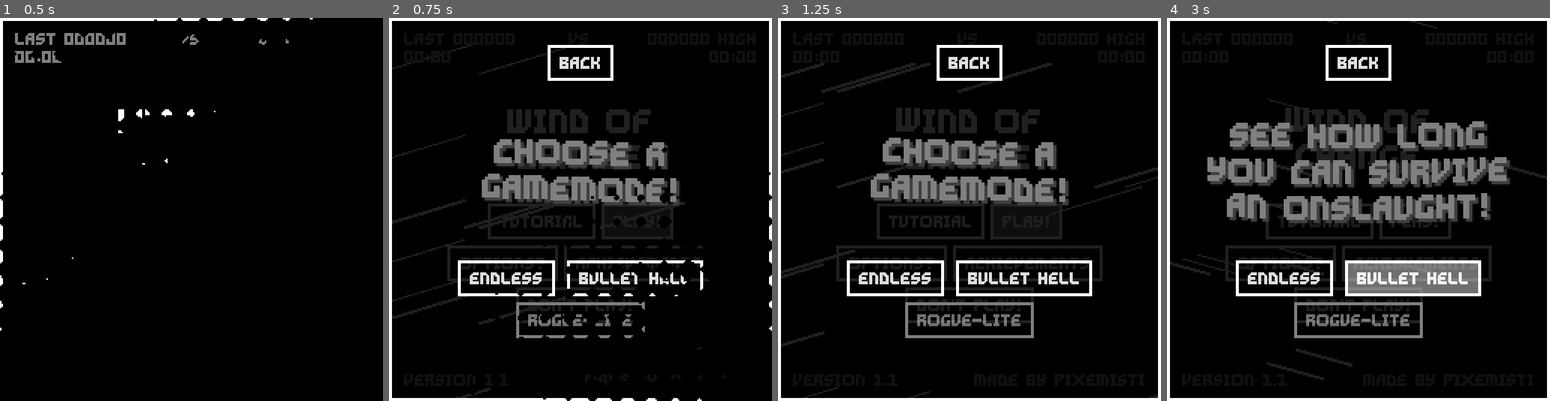
Above: before the commit, frames 1-4 (left to right).
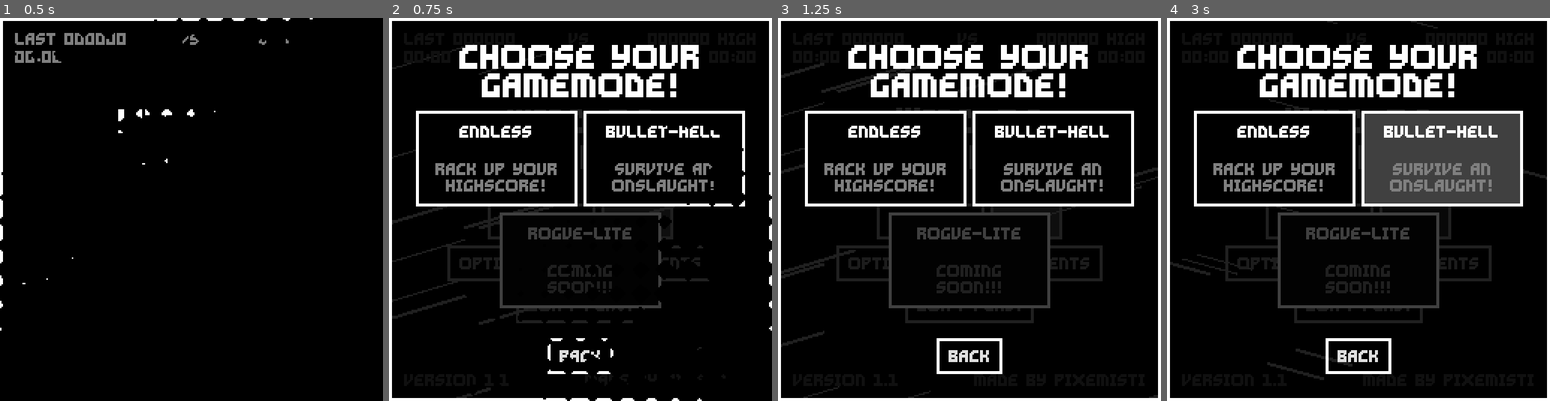
Above: after the commit, the same moments.

Repository: Ayabee527/mini-jam-155-wind
Game: Godot game, scene res://main_menu/main_menu.tscn
Two runs of this game, one before a commit and one after it. Both use one fixed random seed, a clock stepped at 60 frames per second and the inputs below.
Inputs (mouse positions are in pixels of both pictures, inside the frame that each line leads up to; where the layout moved, square brackets give the same spot in the first picture):
- Up to frame 1 (0.5 s): no input
- Up to frame 2 (0.75 s): click "PLAY!" at 0.5 s
- Up to frame 3 (1.25 s): no input
- Up to frame 4 (3 s): click "Back" (after the commit: "BACK") at 1.25 s; click "PLAY!" at 2 s; click (1442, 159) [1412, 278] at 2.75 s

Frame 1 is identical in both runs. In frame 2, 21% of the frame differs, in the area x 7-93%, y 7-93%; in frame 3, 22%; in frame 4, 30%.

Commit message:
gamemode select menu done

Diff:
--- a/game/main_menu/main_menu.tscn
+++ b/game/main_menu/main_menu.tscn
@@ -57,17 +57,40 @@
 [sub_resource type="StyleBoxFlat" id="StyleBoxFlat_3oyjb"]
 bg_color = Color(0, 0, 0, 0.87451)
 
-[sub_resource type="StyleBoxFlat" id="StyleBoxFlat_5dfhj"]
-content_margin_left = 8.0
-content_margin_top = 8.0
-content_margin_right = 8.0
-content_margin_bottom = 8.0
-bg_color = Color(1, 1, 1, 0)
+[sub_resource type="StyleBoxFlat" id="StyleBoxFlat_extpj"]
+bg_color = Color(0, 0, 0, 1)
 border_width_left = 2
 border_width_top = 2
 border_width_right = 2
 border_width_bottom = 2
-border_color = Color(0.501961, 0.501961, 0.501961, 1)
+border_color = Color(1, 1, 1, 1)
+
+[sub_resource type="StyleBoxFlat" id="StyleBoxFlat_u48kh"]
+bg_color = Color(1, 1, 1, 0)
+
+[sub_resource type="StyleBoxFlat" id="StyleBoxFlat_payqm"]
+bg_color = Color(1, 1, 1, 0.25098)
+
+[sub_resource type="StyleBoxFlat" id="StyleBoxFlat_0vn64"]
+bg_color = Color(1, 1, 1, 0.501961)
+
+[sub_resource type="StyleBoxFlat" id="StyleBoxFlat_3a0h8"]
+bg_color = Color(1, 1, 1, 0)
+
+[sub_resource type="StyleBoxFlat" id="StyleBoxFlat_kehc6"]
+bg_color = Color(1, 1, 1, 0.25098)
+
+[sub_resource type="StyleBoxFlat" id="StyleBoxFlat_72t3i"]
+bg_color = Color(1, 1, 1, 0.501961)
+
+[sub_resource type="StyleBoxFlat" id="StyleBoxFlat_2an2t"]
+bg_color = Color(1, 1, 1, 0)
+
+[sub_resource type="StyleBoxFlat" id="StyleBoxFlat_w0i15"]
+bg_color = Color(1, 1, 1, 0.25098)
+
+[sub_resource type="StyleBoxFlat" id="StyleBoxFlat_6wrpi"]
+bg_color = Color(1, 1, 1, 0.501961)
 
 [node name="MainMenu" type="PanelContainer" node_paths=PackedStringArray("quit_butt", "last_score", "high_score", "last_time", "high_time", "options_menu", "achieves_menu", "mode_menu")]
 anchors_preset = 15
@@ -280,98 +303,188 @@
 visible = false
 layout_mode = 2
 
-[node name="ModeMenu" type="PanelContainer" parent="." node_paths=PackedStringArray("description_label")]
+[node name="ModeMenu" type="PanelContainer" parent="."]
 visible = false
 layout_mode = 2
 theme_override_styles/panel = SubResource("StyleBoxFlat_3oyjb")
 script = ExtResource("8_2jq52")
-description_label = NodePath("MarginContainer/VBoxContainer/dESCRIPTION")
 
 [node name="MarginContainer" type="MarginContainer" parent="ModeMenu"]
 layout_mode = 2
 theme_override_constants/margin_left = 16
 theme_override_constants/margin_top = 16
 theme_override_constants/margin_right = 16
-theme_override_constants/margin_bottom = 40
+theme_override_constants/margin_bottom = 16
+
+[node name="Label" type="Label" parent="ModeMenu/MarginContainer"]
+custom_minimum_size = Vector2(192, 0)
+layout_mode = 2
+size_flags_horizontal = 4
+size_flags_vertical = 0
+theme_override_fonts/font = ExtResource("1_of1rs")
+theme_override_font_sizes/font_size = 16
+text = "CHOOSE YOUR GAMEMODE!"
+horizontal_alignment = 1
+autowrap_mode = 3
 
 [node name="VBoxContainer" type="VBoxContainer" parent="ModeMenu/MarginContainer"]
 layout_mode = 2
-
-[node name="Back" type="Button" parent="ModeMenu/MarginContainer/VBoxContainer"]
+size_flags_vertical = 4
+
+[node name="HBoxContainer" type="HBoxContainer" parent="ModeMenu/MarginContainer/VBoxContainer"]
+custom_minimum_size = Vector2(0, 64)
+layout_mode = 2
+
+[node name="Endless" type="PanelContainer" parent="ModeMenu/MarginContainer/VBoxContainer/HBoxContainer"]
+layout_mode = 2
+size_flags_horizontal = 3
+theme_override_styles/panel = SubResource("StyleBoxFlat_extpj")
+
+[node name="Endless" type="Button" parent="ModeMenu/MarginContainer/VBoxContainer/HBoxContainer/Endless"]
+layout_mode = 2
+focus_mode = 0
+theme_override_styles/normal = SubResource("StyleBoxFlat_u48kh")
+theme_override_styles/hover = SubResource("StyleBoxFlat_payqm")
+theme_override_styles/pressed = SubResource("StyleBoxFlat_0vn64")
+
+[node name="MarginContainer" type="MarginContainer" parent="ModeMenu/MarginContainer/VBoxContainer/HBoxContainer/Endless"]
+layout_mode = 2
+mouse_filter = 2
+theme_override_constants/margin_left = 8
+theme_override_constants/margin_top = 8
+theme_override_constants/margin_right = 8
+theme_override_constants/margin_bottom = 8
+
+[node name="VBoxContainer" type="VBoxContainer" parent="ModeMenu/MarginContainer/VBoxContainer/HBoxContainer/Endless/MarginContainer"]
+layout_mode = 2
+mouse_filter = 2
+theme_override_constants/separation = 16
+
+[node name="Name" type="Label" parent="ModeMenu/MarginContainer/VBoxContainer/HBoxContainer/Endless/MarginContainer/VBoxContainer"]
+layout_mode = 2
+size_flags_vertical = 2
+theme_override_fonts/font = ExtResource("1_of1rs")
+theme_override_font_sizes/font_size = 8
+text = "ENDLESS"
+horizontal_alignment = 1
+
+[node name="Description" type="Label" parent="ModeMenu/MarginContainer/VBoxContainer/HBoxContainer/Endless/MarginContainer/VBoxContainer"]
+custom_minimum_size = Vector2(48, 0)
+layout_mode = 2
+size_flags_vertical = 3
+theme_override_colors/font_color = Color(0.501961, 0.501961, 0.501961, 1)
+theme_override_fonts/font = ExtResource("1_of1rs")
+theme_override_font_sizes/font_size = 8
+text = "RACK UP YOUR HIGHSCORE!"
+horizontal_alignment = 1
+autowrap_mode = 3
+
+[node name="BulletHell" type="PanelContainer" parent="ModeMenu/MarginContainer/VBoxContainer/HBoxContainer"]
+layout_mode = 2
+size_flags_horizontal = 3
+theme_override_styles/panel = SubResource("StyleBoxFlat_extpj")
+
+[node name="BulletHell" type="Button" parent="ModeMenu/MarginContainer/VBoxContainer/HBoxContainer/BulletHell"]
+layout_mode = 2
+focus_mode = 0
+theme_override_styles/normal = SubResource("StyleBoxFlat_3a0h8")
+theme_override_styles/hover = SubResource("StyleBoxFlat_kehc6")
+theme_override_styles/pressed = SubResource("StyleBoxFlat_72t3i")
+
+[node name="MarginContainer" type="MarginContainer" parent="ModeMenu/MarginContainer/VBoxContainer/HBoxContainer/BulletHell"]
+layout_mode = 2
+mouse_filter = 2
+theme_override_constants/margin_left = 8
+theme_override_constants/margin_top = 8
+theme_override_constants/margin_right = 8
+theme_override_constants/margin_bottom = 8
+
+[node name="VBoxContainer" type="VBoxContainer" parent="ModeMenu/MarginContainer/VBoxContainer/HBoxContainer/BulletHell/MarginContainer"]
+layout_mode = 2
+mouse_filter = 2
+theme_override_constants/separation = 16
+
+[node name="Name" type="Label" parent="ModeMenu/MarginContainer/VBoxContainer/HBoxContainer/BulletHell/MarginContainer/VBoxContainer"]
+layout_mode = 2
+size_flags_vertical = 2
+theme_override_fonts/font = ExtResource("1_of1rs")
+theme_override_font_sizes/font_size = 8
+text = "BULLET-HELL"
+horizontal_alignment = 1
+
+[node name="Description" type="Label" parent="ModeMenu/MarginContainer/VBoxContainer/HBoxContainer/BulletHell/MarginContainer/VBoxContainer"]
+custom_minimum_size = Vector2(48, 0)
+layout_mode = 2
+size_flags_vertical = 3
+theme_override_colors/font_color = Color(0.501961, 0.501961, 0.501961, 1)
+theme_override_fonts/font = ExtResource("1_of1rs")
+theme_override_font_sizes/font_size = 8
+text = "SURVIVE AN ONSLAUGHT!"
+horizontal_alignment = 1
+autowrap_mode = 3
+
+[node name="HBoxContainer2" type="HBoxContainer" parent="ModeMenu/MarginContainer/VBoxContainer"]
+custom_minimum_size = Vector2(0, 64)
+layout_mode = 2
+
+[node name="RogueLite" type="PanelContainer" parent="ModeMenu/MarginContainer/VBoxContainer/HBoxContainer2"]
+modulate = Color(0.25098, 0.25098, 0.25098, 1)
+custom_minimum_size = Vector2(108, 0)
+layout_mode = 2
+size_flags_horizontal = 6
+theme_override_styles/panel = SubResource("StyleBoxFlat_extpj")
+
+[node name="RogueLite" type="Button" parent="ModeMenu/MarginContainer/VBoxContainer/HBoxContainer2/RogueLite"]
+layout_mode = 2
+focus_mode = 0
+theme_override_styles/normal = SubResource("StyleBoxFlat_2an2t")
+theme_override_styles/hover = SubResource("StyleBoxFlat_w0i15")
+theme_override_styles/pressed = SubResource("StyleBoxFlat_6wrpi")
+disabled = true
+
+[node name="MarginContainer" type="MarginContainer" parent="ModeMenu/MarginContainer/VBoxContainer/HBoxContainer2/RogueLite"]
+layout_mode = 2
+mouse_filter = 2
+theme_override_constants/margin_left = 8
+theme_override_constants/margin_top = 8
+theme_override_constants/margin_right = 8
+theme_override_constants/margin_bottom = 8
+
+[node name="VBoxContainer" type="VBoxContainer" parent="ModeMenu/MarginContainer/VBoxContainer/HBoxContainer2/RogueLite/MarginContainer"]
+layout_mode = 2
+mouse_filter = 2
+theme_override_constants/separation = 16
+
+[node name="Name" type="Label" parent="ModeMenu/MarginContainer/VBoxContainer/HBoxContainer2/RogueLite/MarginContainer/VBoxContainer"]
+layout_mode = 2
+size_flags_vertical = 2
+theme_override_fonts/font = ExtResource("1_of1rs")
+theme_override_font_sizes/font_size = 8
+text = "Rogue-Lite"
+horizontal_alignment = 1
+
+[node name="Description" type="Label" parent="ModeMenu/MarginContainer/VBoxContainer/HBoxContainer2/RogueLite/MarginContainer/VBoxContainer"]
+custom_minimum_size = Vector2(48, 0)
+layout_mode = 2
+size_flags_vertical = 3
+theme_override_colors/font_color = Color(0.501961, 0.501961, 0.501961, 1)
+theme_override_fonts/font = ExtResource("1_of1rs")
+theme_override_font_sizes/font_size = 8
+text = "COMING SOON!!!"
+horizontal_alignment = 1
+autowrap_mode = 3
+
+[node name="Back" type="Button" parent="ModeMenu/MarginContainer"]
 layout_mode = 2
 size_flags_horizontal = 4
-size_flags_vertical = 0
+size_flags_vertical = 8
 theme_override_fonts/font = ExtResource("1_of1rs")
 theme_override_font_sizes/font_size = 8
 theme_override_styles/normal = SubResource("StyleBoxFlat_cxlch")
 theme_override_styles/hover = SubResource("StyleBoxFlat_g825x")
 theme_override_styles/pressed = SubResource("StyleBoxFlat_jhgke")
 theme_override_styles/focus = SubResource("StyleBoxFlat_g825x")
-text = "Back"
-
-[node name="dESCRIPTION" type="RichTextLabel" parent="ModeMenu/MarginContainer/VBoxContainer"]
-clip_contents = false
-custom_minimum_size = Vector2(160, 0)
-layout_mode = 2
-size_flags_vertical = 6
-theme_override_colors/default_color = Color(0.501961, 0.501961, 0.501961, 1)
-theme_override_colors/font_shadow_color = Color(0.25098, 0.25098, 0.25098, 1)
-theme_override_constants/shadow_offset_x = 2
-theme_override_constants/shadow_offset_y = 2
-theme_override_constants/line_separation = 8
-theme_override_fonts/normal_font = ExtResource("1_of1rs")
-theme_override_font_sizes/normal_font_size = 16
-bbcode_enabled = true
-text = "[wave amp=16 freq=25][center]CHOOSE A GAMEMODE!"
-fit_content = true
-scroll_active = false
-
-[node name="VBoxContainer" type="VBoxContainer" parent="ModeMenu/MarginContainer/VBoxContainer"]
-layout_mode = 2
-size_flags_horizontal = 4
-size_flags_vertical = 8
-
-[node name="HBoxContainer" type="HBoxContainer" parent="ModeMenu/MarginContainer/VBoxContainer/VBoxContainer"]
-layout_mode = 2
-size_flags_horizontal = 4
-theme_override_constants/separation = 8
-
-[node name="Endless" type="Button" parent="ModeMenu/MarginContainer/VBoxContainer/VBoxContainer/HBoxContainer"]
-layout_mode = 2
-theme_override_fonts/font = ExtResource("1_of1rs")
-theme_override_font_sizes/font_size = 8
-theme_override_styles/normal = SubResource("StyleBoxFlat_cxlch")
-theme_override_styles/hover = SubResource("StyleBoxFlat_g825x")
-theme_override_styles/pressed = SubResource("StyleBoxFlat_jhgke")
-theme_override_styles/focus = SubResource("StyleBoxFlat_g825x")
-text = "Endless"
-
-[node name="BulletHell" type="Button" parent="ModeMenu/MarginContainer/VBoxContainer/VBoxContainer/HBoxContainer"]
-layout_mode = 2
-theme_override_fonts/font = ExtResource("1_of1rs")
-theme_override_font_sizes/font_size = 8
-theme_override_styles/normal = SubResource("StyleBoxFlat_cxlch")
-theme_override_styles/hover = SubResource("StyleBoxFlat_g825x")
-theme_override_styles/pressed = SubResource("StyleBoxFlat_jhgke")
-theme_override_styles/focus = SubResource("StyleBoxFlat_g825x")
-text = "Bullet Hell"
-
-[node name="HBoxContainer2" type="HBoxContainer" parent="ModeMenu/MarginContainer/VBoxContainer/VBoxContainer"]
-layout_mode = 2
-size_flags_horizontal = 4
-theme_override_constants/separation = 8
-
-[node name="RougeLike" type="Button" parent="ModeMenu/MarginContainer/VBoxContainer/VBoxContainer/HBoxContainer2"]
-layout_mode = 2
-theme_override_fonts/font = ExtResource("1_of1rs")
-theme_override_font_sizes/font_size = 8
-theme_override_styles/normal = SubResource("StyleBoxFlat_cxlch")
-theme_override_styles/hover = SubResource("StyleBoxFlat_g825x")
-theme_override_styles/pressed = SubResource("StyleBoxFlat_jhgke")
-theme_override_styles/disabled = SubResource("StyleBoxFlat_5dfhj")
-theme_override_styles/focus = SubResource("StyleBoxFlat_g825x")
-disabled = true
-text = "rogue-lite"
+text = "BACK"
 
 [node name="Music" type="AudioStreamPlayer" parent="."]
 stream = ExtResource("4_wm8vi")
@@ -386,13 +499,7 @@
 [connection signal="pressed" from="CenterContainer/VBoxContainer/VBoxContainer/Quit" to="." method="_on_quit_pressed"]
 [connection signal="confirmed" from="OptionsMenu" to="." method="_on_options_menu_confirmed"]
 [connection signal="back" from="AchievesMenu" to="." method="_on_achieves_menu_back"]
-[connection signal="pressed" from="ModeMenu/MarginContainer/VBoxContainer/Back" to="ModeMenu" method="_on_back_pressed"]
-[connection signal="mouse_entered" from="ModeMenu/MarginContainer/VBoxContainer/VBoxContainer/HBoxContainer/Endless" to="ModeMenu" method="_on_endless_mouse_entered"]
-[connection signal="mouse_exited" from="ModeMenu/MarginContainer/VBoxContainer/VBoxContainer/HBoxContainer/Endless" to="ModeMenu" method="_on_endless_mouse_exited"]
-[connection signal="pressed" from="ModeMenu/MarginContainer/VBoxContainer/VBoxContainer/HBoxContainer/Endless" to="ModeMenu" method="_on_endless_pressed"]
-[connection signal="mouse_entered" from="ModeMenu/MarginContainer/VBoxContainer/VBoxContainer/HBoxContainer/BulletHell" to="ModeMenu" method="_on_bullet_hell_mouse_entered"]
-[connection signal="mouse_exited" from="ModeMenu/MarginContainer/VBoxContainer/VBoxContainer/HBoxContainer/BulletHell" to="ModeMenu" method="_on_bullet_hell_mouse_exited"]
-[connection signal="pressed" from="ModeMenu/MarginContainer/VBoxContainer/VBoxContainer/HBoxContainer/BulletHell" to="ModeMenu" method="_on_bullet_hell_pressed"]
-[connection signal="mouse_entered" from="ModeMenu/MarginContainer/VBoxContainer/VBoxContainer/HBoxContainer2/RougeLike" to="ModeMenu" method="_on_rouge_like_mouse_entered"]
-[connection signal="mouse_exited" from="ModeMenu/MarginContainer/VBoxContainer/VBoxContainer/HBoxContainer2/RougeLike" to="ModeMenu" method="_on_rouge_like_mouse_exited"]
-[connection signal="pressed" from="ModeMenu/MarginContainer/VBoxContainer/VBoxContainer/HBoxContainer2/RougeLike" to="ModeMenu" method="_on_rouge_like_pressed"]
+[connection signal="pressed" from="ModeMenu/MarginContainer/VBoxContainer/HBoxContainer/Endless/Endless" to="ModeMenu" method="_on_endless_pressed"]
+[connection signal="pressed" from="ModeMenu/MarginContainer/VBoxContainer/HBoxContainer/BulletHell/BulletHell" to="ModeMenu" method="_on_bullet_hell_pressed"]
+[connection signal="pressed" from="ModeMenu/MarginContainer/VBoxContainer/HBoxContainer2/RogueLite/RogueLite" to="ModeMenu" method="_on_rogue_lite_pressed"]
+[connection signal="pressed" from="ModeMenu/MarginContainer/Back" to="ModeMenu" method="_on_back_pressed"]
--- a/game/main_menu/mode_menu.gd
+++ b/game/main_menu/mode_menu.gd
@@ -1,34 +1,4 @@
 extends PanelContainer
-
-@export var description_label: RichTextLabel
-
-
-func set_description_text(text: String) -> void:
-	description_label.text = "[wave amp=16 freq=25][center]"
-	description_label.text += text
-
-func _on_endless_mouse_entered() -> void:
-	set_description_text("see how high you can get your highscore!")
-
-
-func _on_bullet_hell_mouse_entered() -> void:
-	set_description_text("see how long you can survive an onslaught!")
-
-
-func _on_rouge_like_mouse_entered() -> void:
-	set_description_text("coming soon!")
-
-
-func _on_endless_mouse_exited() -> void:
-	set_description_text("choose a gamemode!")
-
-
-func _on_bullet_hell_mouse_exited() -> void:
-	set_description_text("choose a gamemode!")
-
-
-func _on_rouge_like_mouse_exited() -> void:
-	set_description_text("choose a gamemode!")
 
 
 func _on_back_pressed() -> void:
@@ -40,8 +10,8 @@
 
 
 func _on_bullet_hell_pressed() -> void:
-	pass # Replace with function body.
+	print("bullet hel")
 
 
-func _on_rouge_like_pressed() -> void:
-	print("wait for 1.2 sweetie :3")
+func _on_rogue_lite_pressed() -> void:
+	print("Wait for 1.2 sweetie :3")
Not shown: 1 places in game/main_menu/main_menu.tscn that only renumber resources
